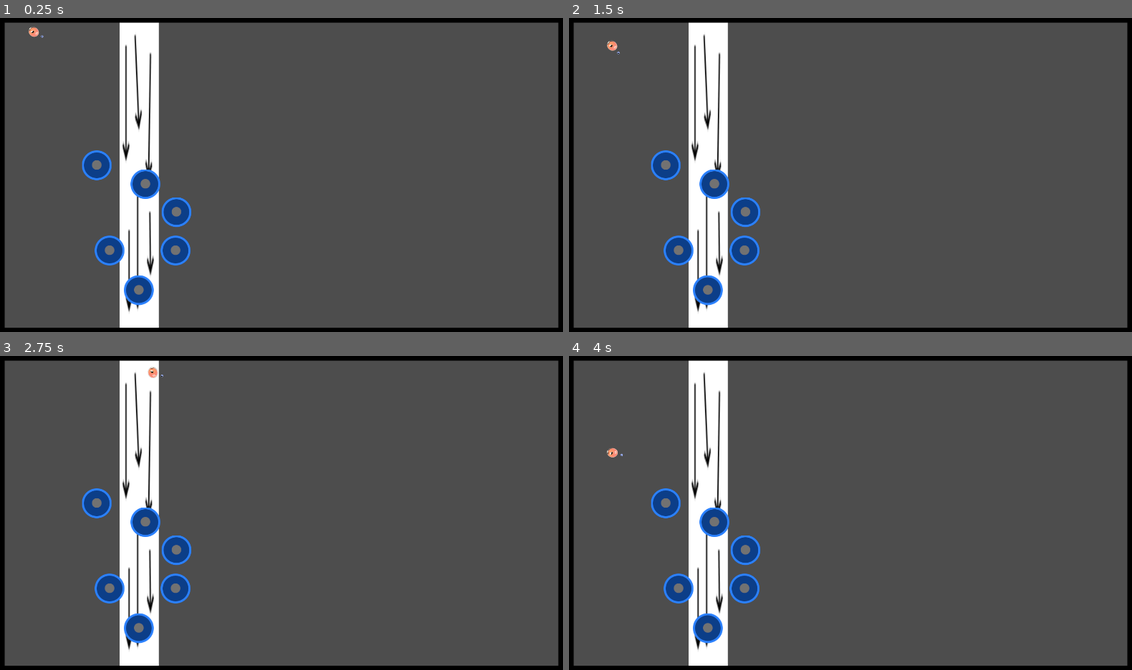
Above: before the commit, frames 1-4 (two rows, left to right).
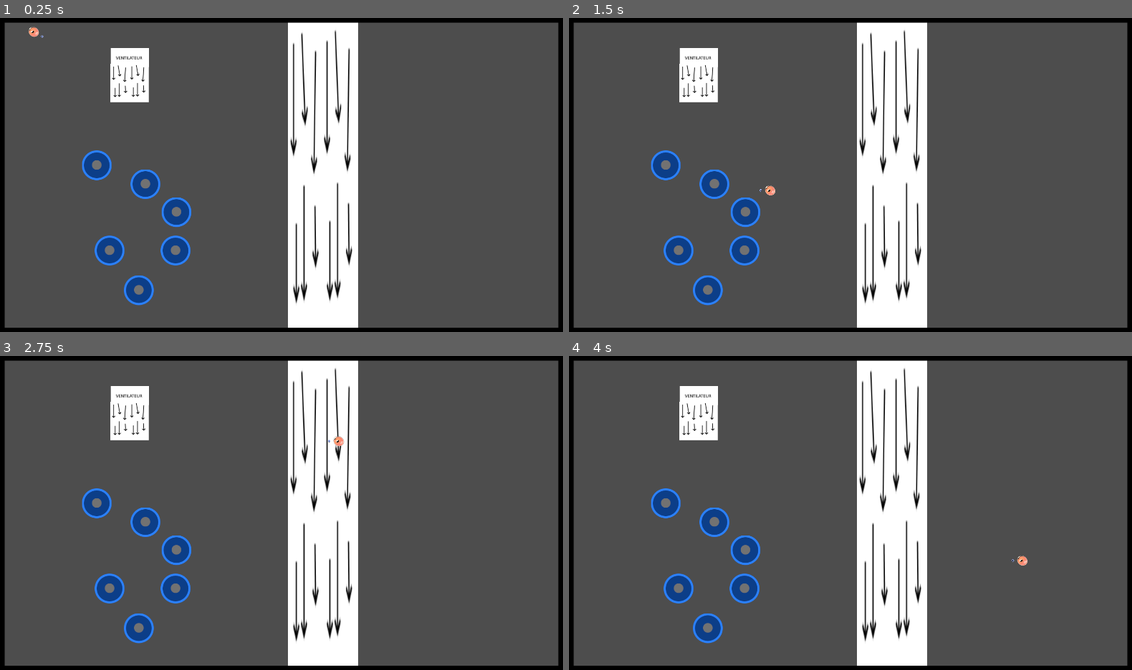
Above: after the commit, the same moments.

Repository: davifarhi/GGJ25-CrashSim-Untitled
Game: Godot game, scene res://scenes/TestPhysique.tscn
Two runs of this game, one before a commit and one after it. Both use one fixed random seed, a clock stepped at 60 frames per second and the inputs below.
Inputs (mouse positions are in pixels of both pictures, inside the frame that each line leads up to):
- Up to frame 1 (0.25 s): no input
- Up to frame 2 (1.5 s): tap Enter at 0.5 s; move the mouse to (974, 159) at 0.52 s; hold Delete 0.53-1.28 s; tap Space at 1.25 s; move the mouse to (737, 190) at 1.27 s; click (737, 190) at 1.35 s
- Up to frame 3 (2.75 s): tap Delete at 1.55 s; move the mouse to (337, 440) at 2.02 s; hold Delete from 2.03 s (still down)
- Up to frame 4 (4 s): move the mouse to (822, 575) at 2.77 s; release Delete at 2.78 s; tap Delete at 2.85 s; tap Enter at 3.5 s; move the mouse to (1025, 560) at 3.52 s; hold Delete from 3.53 s (still down); click (1025, 560) at 3.6 s

The runs differ from the first frame. In frame 1, 17% of the frame differs, in the area x 19-64%, y 1-99%; in frame 2, 17%, in the area x 6-64%, y 1-99%; in frame 3, 17%; in frame 4, 17%.

Commit message:
Add a way to change size of wind turbine without modifying original scene + continuous CD for Boubou + debug tp of Boubou

Diff:
--- a/ggj-crashsim-untilted/scenes/Boubou.gd
+++ b/ggj-crashsim-untilted/scenes/Boubou.gd
@@ -55,6 +55,11 @@
 		return;
 	UpdateIndicatorPos()
 
+	# TODO: debug code, to remove :)
+	if Input.is_key_pressed(KEY_DELETE):
+		linear_velocity = Vector2(0, 0)
+		global_position = get_viewport().get_mouse_position()
+
 func _physics_process(_delta: float) -> void:
 	if (Input.is_action_just_pressed("Inpulse")):
 		doInpulse()
--- a/ggj-crashsim-untilted/scenes/Boubou.tscn
+++ b/ggj-crashsim-untilted/scenes/Boubou.tscn
@@ -22,11 +22,12 @@
 scale_max = 0.01
 
 [node name="Bubble" type="RigidBody2D" node_paths=PackedStringArray("Indicator")]
+continuous_cd = 2
 linear_damp = 0.1
 script = ExtResource("1_kffpd")
 InpulseForce = 1000.0
+maxSpeed = 2000.0
 Indicator = NodePath("Visual/DirIndicator")
-maxSpeed = 2000.0
 
 [node name="Visual" type="Node2D" parent="."]
 
--- a/ggj-crashsim-untilted/scenes/TestPhysique.tscn
+++ b/ggj-crashsim-untilted/scenes/TestPhysique.tscn
@@ -1,15 +1,30 @@
-[gd_scene load_steps=5 format=4 uid="uid://cc2eu2n0fag1s"]
+[gd_scene load_steps=6 format=4 uid="uid://cc2eu2n0fag1s"]
 
 [ext_resource type="PackedScene" uid="uid://b6j1f4wg7fctp" path="res://scenes/Boubou.tscn" id="1_tasia"]
+[ext_resource type="Texture2D" uid="uid://c5onrtjhnjcfu" path="res://assets/WindCollision.png" id="2_3b3qt"]
 [ext_resource type="PackedScene" uid="uid://wakg8ukvu4bk" path="res://scenes/obstacles/round_bumper.tscn" id="2_pe7dj"]
 [ext_resource type="PackedScene" uid="uid://b3gda251w5tng" path="res://scenes/BaseMapTileMap.tscn" id="3_cuq61"]
 [ext_resource type="PackedScene" uid="uid://dr8qcb8xad7lc" path="res://scenes/obstacles/wind_turbine.tscn" id="4_mii5k"]
 
 [node name="Node2D" type="Node2D"]
 
-[node name="WindTurbine" parent="." instance=ExtResource("4_mii5k")]
-position = Vector2(480, 38)
-scale = Vector2(1, 8.105)
+[node name="WindTurbine" parent="." node_paths=PackedStringArray("windbox_shape") instance=ExtResource("4_mii5k")]
+position = Vector2(451, 183)
+windbox_shape = NodePath("WindTurbineShape")
+
+[node name="WindTurbineShape" type="Sprite2D" parent="WindTurbine"]
+position = Vector2(1.90735e-06, 52)
+texture = ExtResource("2_3b3qt")
+
+[node name="WindTurbine2" parent="." node_paths=PackedStringArray("windbox_shape") instance=ExtResource("4_mii5k")]
+position = Vector2(1093, -29)
+acceleration_amount = 2.0
+windbox_shape = NodePath("WindTurbineShape2")
+
+[node name="WindTurbineShape2" type="Sprite2D" parent="WindTurbine2"]
+position = Vector2(6, 600)
+scale = Vector2(1.84, 8.50963)
+texture = ExtResource("2_3b3qt")
 
 [node name="RoundBumper" parent="." instance=ExtResource("2_pe7dj")]
 position = Vector2(384, 797)
--- /dev/null
+++ b/ggj-crashsim-untilted/scenes/obstacles/wind_turbine.gd
@@ -0,0 +1,17 @@
+extends Node2D
+
+@export var acceleration_amount: float = 1.0
+@export var pull: bool = false
+@export var windbox_shape: Sprite2D = null
+
+# Called when the node enters the scene tree for the first time.
+func _ready() -> void:
+	$WindBox.acceleration_amount = acceleration_amount
+	$WindBox.pull = pull
+
+	# TODO: particles
+	#windbox_shape.hide()
+	$WindBox/WindBoxShape.global_transform = windbox_shape.global_transform
+
+func _process(_delta: float) -> void:
+	pass
--- a/ggj-crashsim-untilted/scenes/obstacles/wind_turbine.tscn
+++ b/ggj-crashsim-untilted/scenes/obstacles/wind_turbine.tscn
@@ -1,30 +1,25 @@
 [gd_scene load_steps=6 format=3 uid="uid://dr8qcb8xad7lc"]
 
 [ext_resource type="Script" path="res://scenes/wind_box.gd" id="1_7hnom"]
-[ext_resource type="Texture2D" uid="uid://c5onrtjhnjcfu" path="res://assets/WindCollision.png" id="2_phuow"]
+[ext_resource type="Script" path="res://scenes/obstacles/wind_turbine.gd" id="1_dcvhy"]
 [ext_resource type="Texture2D" uid="uid://6wtj3jd5v03q" path="res://assets/WindTurbineProto.png" id="3_s8srx"]
 
-[sub_resource type="RectangleShape2D" id="RectangleShape2D_2c37c"]
-size = Vector2(128, 135)
+[sub_resource type="RectangleShape2D" id="RectangleShape2D_iqg1w"]
+size = Vector2(126, 138)
 
 [sub_resource type="RectangleShape2D" id="RectangleShape2D_rx405"]
 size = Vector2(128, 64)
 
 [node name="WindTurbine" type="Node2D"]
 position = Vector2(123, 76)
+script = ExtResource("1_dcvhy")
 
 [node name="WindBox" type="Area2D" parent="."]
 script = ExtResource("1_7hnom")
-acceleration_amount_per_second = 1000.0
 
-[node name="CollisionShape2D" type="CollisionShape2D" parent="WindBox"]
-position = Vector2(1, 67.5)
-shape = SubResource("RectangleShape2D_2c37c")
-
-[node name="Sprite2D" type="Sprite2D" parent="WindBox"]
-position = Vector2(3, 68)
-scale = Vector2(2.04648, 1.07619)
-texture = ExtResource("2_phuow")
+[node name="WindBoxShape" type="CollisionShape2D" parent="WindBox"]
+position = Vector2(1, 68)
+shape = SubResource("RectangleShape2D_iqg1w")
 
 [node name="StaticPart" type="StaticBody2D" parent="."]
 position = Vector2(0, -1)
--- a/ggj-crashsim-untilted/scenes/wind_box.gd
+++ b/ggj-crashsim-untilted/scenes/wind_box.gd
@@ -1,11 +1,12 @@
 extends Area2D
 
-@export var acceleration_amount_per_second: float = 1.0
-@export var pull: bool = false
+var acceleration_amount: float = 1.0
+var pull: bool = false
 
 # TODO: change visual depending on 'pull'
 
 var player: Boubou = null
+
 
 # Called when the node enters the scene tree for the first time.
 func _ready() -> void:
@@ -20,7 +21,7 @@
 		return
 	var direction_factor: float = -1 if pull else 1;
 	var direction = Vector2(0, 1).rotated(global_rotation)
-	player.apply_central_force(direction_factor * acceleration_amount_per_second * direction)
+	player.apply_central_force(direction_factor * acceleration_amount * direction * 1000)
 
 func _on_windbox_entered(body: Node2D) -> void:
 	if body is Boubou:
Binary file changed: ggj-crashsim-untilted/assets/WindCollision.png
